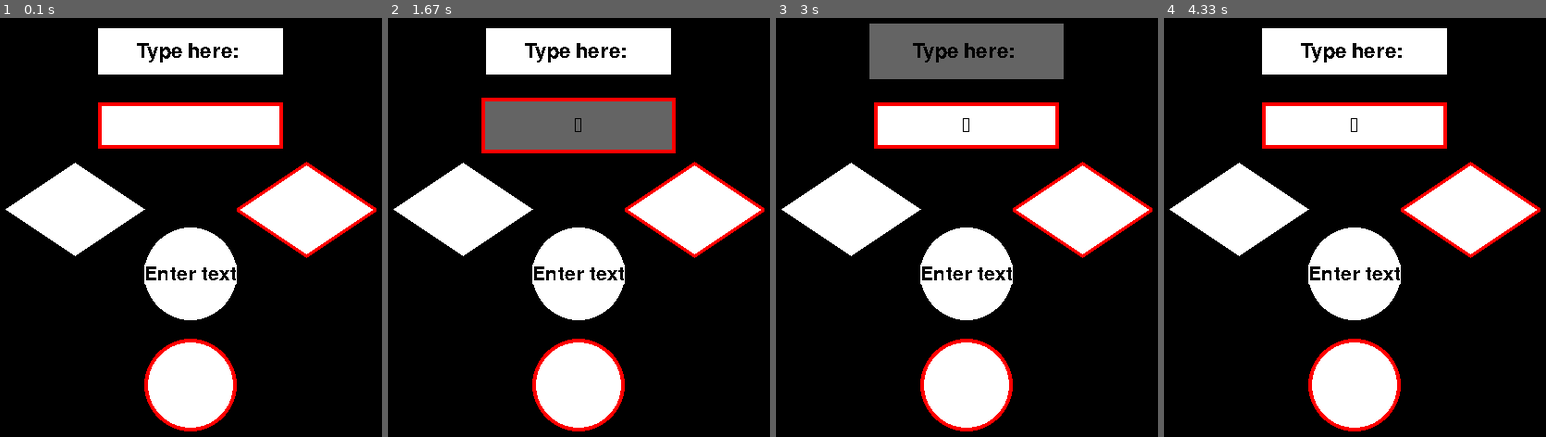
Above: before the commit, frames 1-4 (left to right).
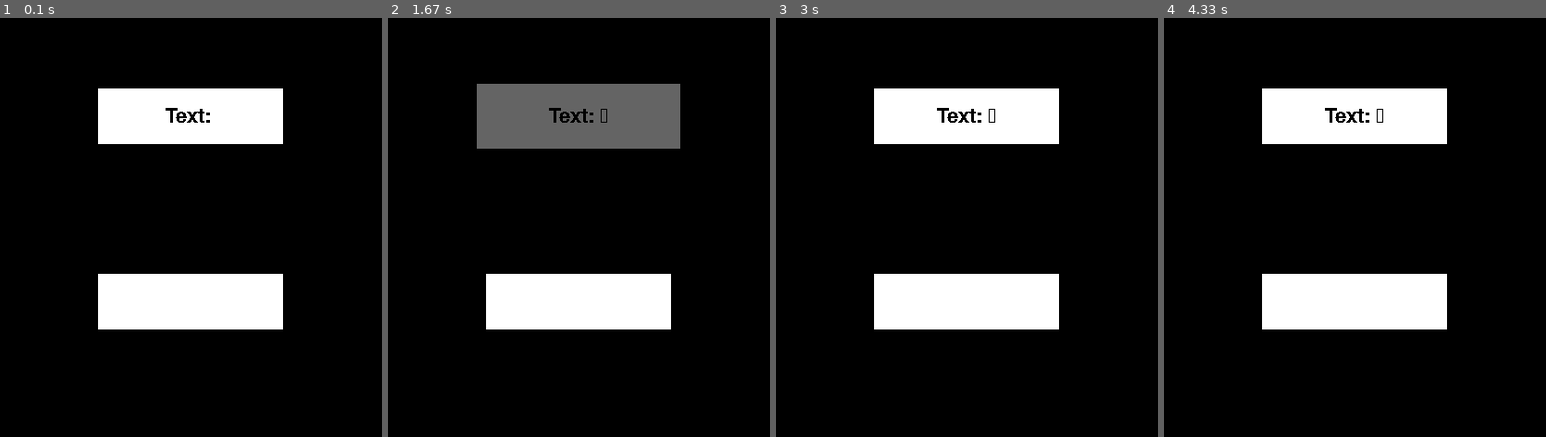
Above: after the commit, the same moments.

Repository: Ben-Edwards44/pygame-ui-toolkit
Game: pygame game, started from examples/text_input.py
The game is run twice, just before and just after one commit, with the same random seed, the same clock (stepped at 60 frames per second) and the same inputs.
Inputs (mouse positions are in pixels of both pictures, inside the frame that each line leads up to):
- Up to frame 1 (0.1 s): no input
- Up to frame 2 (1.67 s): click (579, 114) at 0.38 s, where only the run after the commit has a clickable "Text:"; tap Enter at 0.67 s; click (433, 139) at 1.05 s; click (579, 114) at 1.38 s, where only the run after the commit has a clickable "Text:"
- Up to frame 3 (3 s): click (974, 51) at 1.72 s; click (944, 328) at 2.05 s; click (951, 131) at 2.38 s; click (890, 55) at 2.72 s
- Up to frame 4 (4.33 s): click (1355, 114) at 3.55 s, where only the run after the commit has a clickable "Text:"; click (1450, 126) at 3.88 s

The runs differ from the first frame. In frame 1, 27% of the frame differs, in the area x 1-99%, y 2-99%; in frame 2, 28%; in frame 3, 28%, in the area x 1-99%, y 1-99%; in frame 4, 27%.

Commit message:
Sorted out examples

Diff:
--- a/examples/colour_change.py
+++ b/examples/colour_change.py
@@ -1,10 +1,15 @@
 import pygame
 from src.elements import button
+from src.presets.button import colour_change, size_change
 
 
 CLICK_COLOUR = (255, 0, 0)
 HOVER_COLOUR = (0, 0, 255)
 NORMAL_COLOUR = (0, 255, 0)
+
+NORMAL_SIZE = (50, 50)
+HOVER_SIZE = (60, 60)
+CLICK_SIZE = (40, 40)
 
 BORDER_COLOUR = (255, 255, 255)
 BORDER_WIDTH = 5
@@ -12,33 +17,39 @@
 
 pygame.init()
 window = pygame.display.set_mode((500, 500))
-pygame.display.set_caption("Colour changing buttons")
-
-
-def on_click(btn):
-    btn.background_colour = CLICK_COLOUR
-
-
-def on_hover(btn):
-    btn.background_colour = HOVER_COLOUR
-
-
-def on_normal(btn):
-    btn.background_colour = NORMAL_COLOUR
+pygame.display.set_caption("Buttons")
 
 
 def create_buttons():
-    rect_btn = button.RectButton(window, 100, 100, NORMAL_COLOUR, 50, 50, on_click, on_hover, on_normal, 10, False)
-    circ_btn = button.CircleButton(window, 400, 100, NORMAL_COLOUR, 25, on_click, on_hover, on_normal, False)
-    bord_rect_btn = button.BorderedRectButton(window, 100, 400, NORMAL_COLOUR, BORDER_COLOUR, 50, 50, BORDER_WIDTH, on_click, on_hover, on_normal, 10, False)
-    bord_circ_btn = button.BorderedCircleButton(window, 400, 400, NORMAL_COLOUR, BORDER_COLOUR, 25, BORDER_WIDTH, on_click, on_hover, on_normal, False)
-    polygon_btn = button.PolygonButton(window, [(325, 300), (375, 300), (400, 250), (350, 215), (300, 250)], NORMAL_COLOUR, on_click, on_hover, on_normal, False)
-    bord_polygon_btn = button.BorderedPolygonButton(window, [(125, 300), (175, 300), (200, 250), (150, 215), (100, 250)], NORMAL_COLOUR, BORDER_COLOUR, BORDER_WIDTH, on_click, on_hover, on_normal, False)
+    rect_btn = button.RectButton(window, 100, 100, NORMAL_COLOUR, 50, 50)
+    circ_btn = button.CircleButton(window, 100, 200, NORMAL_COLOUR, 25)
+    bord_rect_btn = button.BorderedRectButton(window, 100, 300, NORMAL_COLOUR, BORDER_COLOUR, 50, 50, BORDER_WIDTH)
+    bord_circ_btn = button.BorderedCircleButton(window, 100, 400, NORMAL_COLOUR, BORDER_COLOUR, 25, BORDER_WIDTH)
+    polygon_btn = button.PolygonButton(window, [(200, 150), (250, 150), (275, 100), (225, 65), (175, 100)], NORMAL_COLOUR)
+    bord_polygon_btn = button.BorderedPolygonButton(window, [(200, 300), (250, 300), (275, 250), (225, 215), (175, 250)], NORMAL_COLOUR, BORDER_COLOUR, BORDER_WIDTH)
 
-    return [rect_btn, circ_btn, bord_rect_btn, bord_circ_btn, polygon_btn, bord_polygon_btn]
+    rect_btn2 = button.RectButton(window, 400, 100, NORMAL_COLOUR, 50, 50)
+    circ_btn2 = button.CircleButton(window, 400, 200, NORMAL_COLOUR, 25)
+    bord_rect_btn2 = button.BorderedRectButton(window, 400, 300, NORMAL_COLOUR, BORDER_COLOUR, 50, 50, BORDER_WIDTH)
+    bord_circ_btn2 = button.BorderedCircleButton(window, 400, 400, NORMAL_COLOUR, BORDER_COLOUR, 25, BORDER_WIDTH)
+
+    return [rect_btn, circ_btn, bord_rect_btn, bord_circ_btn, polygon_btn, bord_polygon_btn, rect_btn2, circ_btn2, bord_rect_btn2, bord_circ_btn2]
+
+
+def prepare_buttons(buttons):
+    for i, x in enumerate(buttons):
+        if i < 6:
+            colour_change.change_existing_button(x, NORMAL_COLOUR, HOVER_COLOUR, CLICK_COLOUR)
+        else:
+            if type(x) == button.RectButton or type(x) == button.BorderedRectButton:
+                size_change.change_existing_button(x, NORMAL_SIZE, HOVER_SIZE, CLICK_SIZE)
+            else:
+                size_change.change_existing_button(x, NORMAL_SIZE[0] // 2, HOVER_SIZE[0] // 2, CLICK_SIZE[0] // 2)
 
 
 def update_buttons(buttons):
+    window.fill((0, 0, 0))
+
     for btn in buttons:
         btn.update()
 
@@ -47,6 +58,7 @@
 
 def main():
     buttons = create_buttons()
+    prepare_buttons(buttons)
 
     while True:
         update_buttons(buttons)
--- a/examples/dropdown.py
+++ b/examples/dropdown.py
@@ -2,7 +2,7 @@
 from src.elements import dropdown
 
 
-OPTIONS = ["Option 1", "Option 2", "Option 3", "Hehe"]
+OPTIONS = ["Option 1", "Option 2", "Option 3"]
 
 FONT_COLOUR = (0, 0, 0)
 FONT_SIZE = 30
--- a/examples/image_change.py
+++ b/examples/image_change.py
@@ -37,7 +37,8 @@
     return btn
 
 
-def update_buttons(btn):
+def update_button(btn):
+    window.fill((0, 0, 0))
     btn.update()
     pygame.display.update()
 
@@ -46,7 +47,7 @@
     btn = create_button()
 
     while True:
-        update_buttons(btn)
+        update_button(btn)
 
         for event in pygame.event.get():
             if event.type == pygame.QUIT:
--- /dev/null
+++ b/examples/slider_text.py
@@ -0,0 +1,59 @@
+import pygame
+from src.presets.slider import value_text
+
+
+NORMAL_COLOUR = (255, 255, 255)
+HOVER_COLOUR = (200, 200, 200)
+CLICK_COLOUR = (100, 100, 100)
+
+BORDER_COLOUR = (255, 0, 0)
+BORDER_WIDTH = 2
+
+SLIDER_LENGTH = 150
+SLIDER_THICKNESS = 10
+SLIDER_COLOUR = (200, 200, 200)
+
+MIN_VALUE = 0
+MAX_VALUE = 100
+
+FONT_NAME = None
+FONT_SIZE = 32
+FONT_COLOUR = (255, 255, 255)
+
+
+pygame.init()
+window = pygame.display.set_mode((500, 500))
+pygame.display.set_caption("Sliders with text")
+
+
+def create_sliders():
+    start = (MAX_VALUE + MIN_VALUE) // 2
+    hor_slider = value_text.create_slider_text(window, 250, 100, 250, 125, SLIDER_LENGTH, SLIDER_THICKNESS, MIN_VALUE, MAX_VALUE, start, SLIDER_COLOUR, FONT_NAME, FONT_SIZE, FONT_COLOUR)
+    vert_slider = value_text.create_slider_text(window, 250, 300, 285, 300, SLIDER_LENGTH, SLIDER_THICKNESS, MIN_VALUE, MAX_VALUE, start, SLIDER_COLOUR, FONT_NAME, FONT_SIZE, FONT_COLOUR, horizontal_slider=False)
+
+    return hor_slider, vert_slider
+
+
+def update_sliders(sliders):
+    window.fill((0, 0, 0))
+
+    for i in sliders:
+        i.update()
+        value_text.blit_slider_text(i)
+
+    pygame.display.update()
+
+
+def main():
+    sliders = create_sliders()
+
+    while True:
+        update_sliders(sliders)
+
+        for event in pygame.event.get():
+            if event.type == pygame.QUIT:
+                quit()
+
+
+if __name__ == "__main__":
+    main()
--- a/examples/sliders.py
+++ b/examples/sliders.py
@@ -70,25 +70,13 @@
     return sliders
 
 
-def blit_text(sliders):
-    font = pygame.font.Font(None, 25)
-
-    for i in sliders:
-        text_surf = font.render(f"{i.value :.1f}", False, (255, 255, 255))
-
-        text_rect = text_surf.get_rect()
-        text_rect.center = (i.x + 25, i.y + 25)
-
-        window.blit(text_surf, text_rect)
-
-    pygame.display.update()
-
-
 def update_sliders(sliders):
     window.fill((0, 0, 0))
 
     for i in sliders:
         i.update()
+
+    pygame.display.update()
 
 
 def main():
@@ -99,7 +87,6 @@
 
     while True:
         update_sliders(sliders)
-        blit_text(sliders)
 
         for event in pygame.event.get():
             if event.type == pygame.QUIT:
--- a/examples/text_box.py
+++ b/examples/text_box.py
@@ -1,6 +1,8 @@
 import pygame
 from src.elements import text
 
+
+TEXT = "Hello, World!"
 
 BACKGROUND_COLOUR = (255, 255, 255)
 
@@ -8,7 +10,7 @@
 BORDER_WIDTH = 4
 
 FONT_COLOUR = (0, 0, 0)
-FONT_SIZE = 32
+FONT_SIZE = 24
 
 
 pygame.init()
@@ -16,14 +18,14 @@
 
 
 def create_text_boxes():
-    polygon_b = text.PolygonTextBox(window, [(200, 200), (300, 200), (350, 250), (300, 300), (200, 300)], "Hello, World!", BACKGROUND_COLOUR, FONT_COLOUR, FONT_SIZE)
-    bord_polygon_b = text.BorderedPolygonTextBox(window, [(200, 350), (300, 350), (350, 400), (300, 450), (200, 450)], "Text", BACKGROUND_COLOUR, BORDER_COLOUR, BORDER_WIDTH, FONT_COLOUR, FONT_SIZE)
+    polygon_b = text.PolygonTextBox(window, [(200, 200), (300, 200), (350, 250), (300, 300), (200, 300)], TEXT, BACKGROUND_COLOUR, FONT_COLOUR, FONT_SIZE)
+    bord_polygon_b = text.BorderedPolygonTextBox(window, [(200, 350), (300, 350), (350, 400), (300, 450), (200, 450)], TEXT, BACKGROUND_COLOUR, BORDER_COLOUR, BORDER_WIDTH, FONT_COLOUR, FONT_SIZE)
 
-    rect_b = text.RectTextBox(window, 250, 80, 200, 50, "Ben is cool", BACKGROUND_COLOUR, FONT_COLOUR, FONT_SIZE)
-    bord_rect_b = text.BorderedRectTextBox(window, 250, 150, 200, 50, "Ben is very cool", BACKGROUND_COLOUR, BORDER_COLOUR, BORDER_WIDTH, FONT_COLOUR, FONT_SIZE)
+    rect_b = text.RectTextBox(window, 250, 80, 200, 50, TEXT, BACKGROUND_COLOUR, FONT_COLOUR, FONT_SIZE)
+    bord_rect_b = text.BorderedRectTextBox(window, 250, 150, 200, 50, TEXT, BACKGROUND_COLOUR, BORDER_COLOUR, BORDER_WIDTH, FONT_COLOUR, FONT_SIZE)
 
-    circ_b = text.CircleTextBox(window, 100, 250, 50, "Hi", BACKGROUND_COLOUR, FONT_COLOUR, FONT_SIZE)
-    bord_circ_b = text.BorderedCircleTextBox(window, 440, 250, 50, "Hi", BACKGROUND_COLOUR, BORDER_COLOUR, BORDER_WIDTH, FONT_COLOUR, FONT_SIZE)
+    circ_b = text.CircleTextBox(window, 100, 250, 50, TEXT, BACKGROUND_COLOUR, FONT_COLOUR, FONT_SIZE)
+    bord_circ_b = text.BorderedCircleTextBox(window, 440, 250, 50, TEXT, BACKGROUND_COLOUR, BORDER_COLOUR, BORDER_WIDTH, FONT_COLOUR, FONT_SIZE)
 
     return [polygon_b, bord_polygon_b, rect_b, bord_rect_b, circ_b, bord_circ_b]
 
--- a/examples/text.py
+++ b/examples/text_buttons.py
@@ -1,5 +1,5 @@
+import pygame
 from src.elements import button
-import pygame
 
 
 TEXT_COLOUR = (0, 0, 0)
@@ -59,6 +59,8 @@
 
 
 def update_buttons():
+    window.fill((0, 0, 0))
+
     for btn in buttons:
         btn.update()
 
@@ -76,3 +78,7 @@
         for event in pygame.event.get():
             if event.type == pygame.QUIT:
                 quit()
+
+
+if __name__ == "__main__":
+    main()
--- a/examples/text_input.py
+++ b/examples/text_input.py
@@ -1,10 +1,10 @@
 import pygame
-from src.elements import button, input
+from src.presets.input import size_colour_change
 
 
-BUTTON_HEIGHT = 50
-BUTTON_WIDTH = 200
-BUTTON_RADIUS = 50
+NORMAL_SIZE = (200, 60)
+HOVER_SIZE = (220, 70)
+CLICK_SIZE = (180, 50)
 
 SELECTED_COLOUR = (100, 100, 100)
 DESELECTED_COLOUR = (255, 255, 255)
@@ -21,62 +21,15 @@
 pygame.display.set_caption("Text inputs")
 
 
-def button_normal(btn):
-    if type(btn) == button.RectButton or type(btn) == button.BorderedRectButton:
-        btn.height = BUTTON_HEIGHT
-        btn.width = BUTTON_WIDTH
-    elif type(btn) == button.CircleButton or type(btn) == button.BorderedCircleButton:
-        btn.radius = BUTTON_RADIUS
-    else:
-        btn.points[0] = (btn.points[0][0], 200)
-        btn.points[2] = (btn.points[2][0], 300)
-
-
-def button_hover(btn):
-    if type(btn) == button.RectButton or type(btn) == button.BorderedRectButton:
-        btn.height = BUTTON_HEIGHT + 10
-        btn.width = BUTTON_WIDTH + 10
-    elif type(btn) == button.CircleButton or type(btn) == button.BorderedCircleButton:
-        btn.radius = BUTTON_RADIUS + 10
-    else:
-        btn.points[0] = (btn.points[0][0], 190)
-        btn.points[2] = (btn.points[2][0], 310)
-
-
-def button_click(btn):
-    if type(btn) == button.RectButton or type(btn) == button.BorderedRectButton:
-        btn.height = BUTTON_HEIGHT - 20
-        btn.width = BUTTON_WIDTH - 20
-    elif type(btn) == button.CircleButton or type(btn) == button.BorderedCircleButton:
-        btn.radius = BUTTON_RADIUS - 20
-    else:
-        btn.points[0] = (btn.points[0][0], 210)
-        btn.points[2] = (btn.points[2][0], 290)
-
-
-def on_selected(text_input):
-    text_input.input_button.button_object.background_colour = SELECTED_COLOUR
-
-
-def on_deselect(text_input):
-    text_input.input_button.button_object.background_colour = DESELECTED_COLOUR
-
-
 def on_text_input(txt):
     print(txt)
 
 
 def create_text_inputs():
-    rect = input.RectTextInput(window, 250, 80, DESELECTED_COLOUR, BUTTON_WIDTH, BUTTON_HEIGHT, FONT_COLOUR, FONT_SIZE, None, button_click, button_hover, button_normal, on_selected, on_deselect, on_text_input, click_once=False, prefix_text="Type here: ")
-    bord_rect = input.BorderedRectTextInput(window, 250, 160, DESELECTED_COLOUR, BORDER_COLOUR, BUTTON_WIDTH, BUTTON_HEIGHT, BORDER_WIDTH, FONT_COLOUR, FONT_SIZE, None, button_click, button_hover, button_normal, on_selected, on_deselect, on_text_input, click_once=False)
+    input1 = size_colour_change.create_text_input(DESELECTED_COLOUR, SELECTED_COLOUR, NORMAL_SIZE, HOVER_SIZE, CLICK_SIZE, window, 250, 150, FONT_COLOUR, FONT_SIZE, on_text_input=on_text_input, prefix_text="Text: ")
+    input2 = size_colour_change.create_text_input(DESELECTED_COLOUR, SELECTED_COLOUR, NORMAL_SIZE, HOVER_SIZE, CLICK_SIZE, window, 250, 350, FONT_COLOUR, FONT_SIZE, on_text_input=on_text_input)
 
-    circ = input.CircleTextInput(window, 250, 320, DESELECTED_COLOUR, BUTTON_RADIUS, FONT_COLOUR, FONT_SIZE, None, button_click, button_hover, button_normal, on_selected, on_deselect, on_text_input, False, "Enter text")
-    bord_circ = input.BorderedCircleTextInput(window, 250, 440, DESELECTED_COLOUR, BORDER_COLOUR, BUTTON_RADIUS, BORDER_WIDTH, FONT_COLOUR, FONT_SIZE, None, button_click, button_hover, button_normal, on_selected, on_deselect, on_text_input, False)
-
-    poly = input.PolygonTextInput(window, [(125, 200), (200, 250), (125, 300), (50, 250)], DESELECTED_COLOUR, FONT_COLOUR, FONT_SIZE, None, button_click, button_hover, button_normal, on_selected, on_deselect, on_text_input, False)
-    bord_poly = input.BorderedPolygonTextInput(window, [(375, 200), (450, 250), (375, 300), (300, 250)], DESELECTED_COLOUR, BORDER_COLOUR, BORDER_WIDTH, FONT_COLOUR, FONT_SIZE, None, button_click, button_hover, button_normal, on_selected, on_deselect, on_text_input, False)
-
-    return [rect, bord_rect, circ, bord_circ, poly, bord_poly]
+    return input1, input2
 
 
 def update_text_inputs(text_inputs, event_loop):
--- a/examples/toggles.py
+++ b/examples/toggles.py
@@ -1,5 +1,5 @@
 import pygame
-from src.elements import toggle
+from src.elements import toggle, text
 
 
 TICK_COLOUR = (0, 0, 0)
@@ -13,6 +13,9 @@
 
 FONT_COLOUR = (255, 255, 255)
 FONT_SIZE = 32
+FONT_NAME = None
+
+CORNER_RADIUS = 5
 
 
 pygame.init()
@@ -20,31 +23,49 @@
 pygame.display.set_caption("Toggles")
 
 
-def on_value_changed(value):
-    print(f"Toggle value: {value}")
-
-
 def create_toggles():
-    left_tick = toggle.TickBoxToggle(window, TICK_THICKNESS, TICK_COLOUR, TICK_BOX_COLOUR, OUTER_COLOUR, 250, 100, WIDTH, HEIGHT, "Tick box", FONT_COLOUR, FONT_SIZE, on_value_changed=on_value_changed, inner_corner_radius=5, outer_corner_radius=8)
-    right_tick = toggle.TickBoxToggle(window, TICK_THICKNESS, TICK_COLOUR, TICK_BOX_COLOUR, OUTER_COLOUR, 250, 400, WIDTH, HEIGHT, "Tick box", FONT_COLOUR, FONT_SIZE, on_value_changed=on_value_changed, inner_corner_radius=5, outer_corner_radius=8, text_to_right=False)
+    left_tick = toggle.TickBoxToggle(window, TICK_THICKNESS, TICK_COLOUR, TICK_BOX_COLOUR, OUTER_COLOUR, 300, 100, WIDTH, HEIGHT, "Tick box", FONT_COLOUR, FONT_SIZE, FONT_NAME, inner_corner_radius=CORNER_RADIUS, outer_corner_radius=CORNER_RADIUS)
+    right_tick = toggle.TickBoxToggle(window, TICK_THICKNESS, TICK_COLOUR, TICK_BOX_COLOUR, OUTER_COLOUR, 300, 400, WIDTH, HEIGHT, "Tick box", FONT_COLOUR, FONT_SIZE, FONT_NAME, inner_corner_radius=CORNER_RADIUS, outer_corner_radius=CORNER_RADIUS, text_to_right=False)
 
     return [left_tick, right_tick]
 
 
+def create_text_boxes():
+    text_box1 = text.RectTextBox(window, 100, 100, HEIGHT, HEIGHT, "unselected", TICK_BOX_COLOUR, FONT_COLOUR, FONT_SIZE, FONT_NAME, CORNER_RADIUS)
+    text_box2 = text.RectTextBox(window, 100, 400, HEIGHT, HEIGHT, "unselected", TICK_BOX_COLOUR, FONT_COLOUR, FONT_SIZE, FONT_NAME, CORNER_RADIUS)
+
+    return [text_box1, text_box2]
+
+
 def update_toggles(toggles):
+    for i in toggles:
+        i.update()
+
+
+def update_text(text_boxes, toggles):
+    for i, x in enumerate(text_boxes):
+        selected = toggles[i].selected
+        txt = "selected" if selected else "unselected"
+
+        x.update_text(txt, FONT_COLOUR, FONT_SIZE, FONT_NAME)
+        x.blit_text()
+
+
+def update(toggles, text_boxes):
     window.fill((0, 0, 0))
 
-    for i in toggles:
-        i.update()
+    update_toggles(toggles)
+    update_text(text_boxes, toggles)
 
     pygame.display.update()
 
 
 def main():
     toggles = create_toggles()
+    text_boxes = create_text_boxes()
 
     while True:
-        update_toggles(toggles)
+        update(toggles, text_boxes)
 
         for event in pygame.event.get():
             if event.type == pygame.QUIT:
